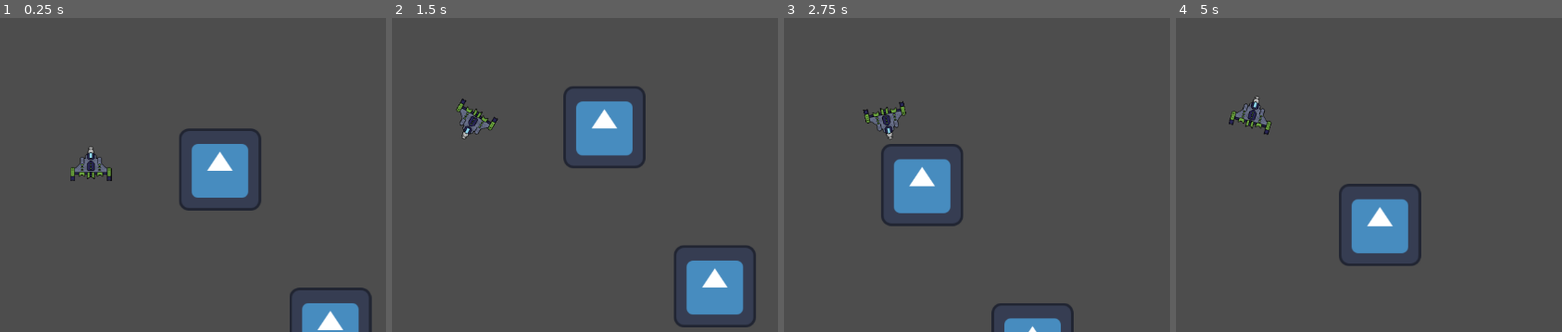
Above: before the commit, frames 1-4 (left to right).
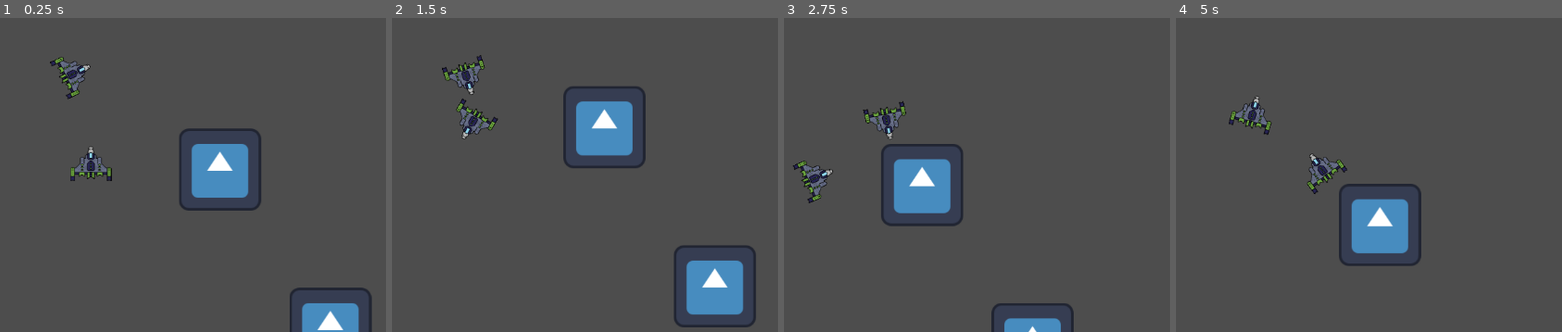
Above: after the commit, the same moments.

Repository: JoshPattman/microjam-034
Game: Godot game, scene res://scenes/gravity_test.tscn
The game is run twice, just before and just after one commit, with the same random seed, the same clock (stepped at 60 frames per second) and the same inputs. This scene is started directly instead of the project's main scene. The engine's default icon, where the game draws it, is replaced by a stand-in: a white triangle on a blue panel in a dark square.
Inputs:
- Up to frame 1 (0.25 s): no input
- Up to frame 2 (1.5 s): hold D (player_right) 0.53-1.28 s; hold Ctrl (player_break) 0.53-1.28 s; hold S (player_back) from 1.28 s (still down); tap Ctrl (player_break) at 1.35 s
- Up to frame 3 (2.75 s): release S (player_back) at 2.03 s; hold D (player_right) from 2.03 s (still down); hold Ctrl (player_break) from 2.03 s (still down)
- Up to frame 4 (5 s): release D (player_right) at 2.78 s; release Ctrl (player_break) at 2.78 s; hold W (player_forward) 2.78-3.53 s; tap Ctrl (player_break) at 2.85, 4.35 s; hold Ctrl (player_break) 3.53-4.28 s; hold A (player_left) from 3.53 s (still down)

The runs differ from the first frame. In frame 1, 0.5% of the frame differs, in the area x 12-24%, y 12-26%; in frame 2, 0.5%; in frame 3, 0.5%; in frame 4, 0.6%, in the area x 34-45%, y 43-57%.

Commit message:
enemies!

Diff:
--- a/godot/scenes/gravity_test.tscn
+++ b/godot/scenes/gravity_test.tscn
@@ -1,9 +1,11 @@
-[gd_scene load_steps=5 format=3 uid="uid://blbk0rvybk0ei"]
+[gd_scene load_steps=7 format=3 uid="uid://blbk0rvybk0ei"]
 
 [ext_resource type="Script" uid="uid://vjj0eerp052v" path="res://scripts/time_dialater.gd" id="1_y8n66"]
 [ext_resource type="Texture2D" uid="uid://doepmpsfk2b6m" path="res://icon.svg" id="2_we4mt"]
 [ext_resource type="PackedScene" uid="uid://c8jr51j6ge7n0" path="res://game_objects/player.tscn" id="3_0rdlk"]
 [ext_resource type="PackedScene" uid="uid://8u76lxidkpfp" path="res://game_objects/player_camera.tscn" id="4_17vyx"]
+[ext_resource type="Texture2D" uid="uid://cbg0jrdsajskn" path="res://sprites/ship.png" id="4_vcgwd"]
+[ext_resource type="Script" uid="uid://ccw4ax373njdf" path="res://scripts/enemy.gd" id="5_17vyx"]
 
 [node name="Node2D" type="Node2D"]
 
@@ -32,3 +34,10 @@
 position = Vector2(27, 151)
 
 [node name="PlayerCamera" parent="." instance=ExtResource("4_17vyx")]
+
+[node name="Enemy" type="CharacterBody2D" parent="."]
+script = ExtResource("5_17vyx")
+metadata/_custom_type_script = "uid://ccw4ax373njdf"
+
+[node name="Sprite2D" type="Sprite2D" parent="Enemy"]
+texture = ExtResource("4_vcgwd")
--- a/godot/scripts/custom_rb.gd
+++ b/godot/scripts/custom_rb.gd
@@ -43,3 +43,6 @@
 
 func add_torque(torque: float) -> void:
 	_total_real_torque += torque
+
+func current_forward() -> Vector2:
+	return get_global_transform().basis_xform(Vector2(0, -1))
--- /dev/null
+++ b/godot/scripts/enemy.gd
@@ -0,0 +1,27 @@
+extends CustomRigidbody2D
+
+class_name Enemy
+
+var current_target: Node2D
+var speed: float = 5000
+var angular_speed: float = 2
+var drag: float = 0.5
+
+func _ready() -> void:
+	add_to_group("enemies")
+
+func _process(delta: float) -> void:
+	if current_target == null:
+		current_target = get_next_target()
+
+func _custom_physics_process(delta: float) -> void:
+	if current_target == null:
+		return
+	var delta_to_target = current_target.position - position
+	var angle_to_target = delta_to_target.angle_to(current_forward())
+	add_force(delta_to_target.normalized() * speed)
+	add_force(-real_velocity * real_velocity.length() * drag)
+	real_angular_velocity = -angle_to_target * angular_speed
+
+func get_next_target() -> Node2D:
+	return get_tree().get_first_node_in_group("player")
Not shown, added: godot/scripts/enemy.gd.uid
